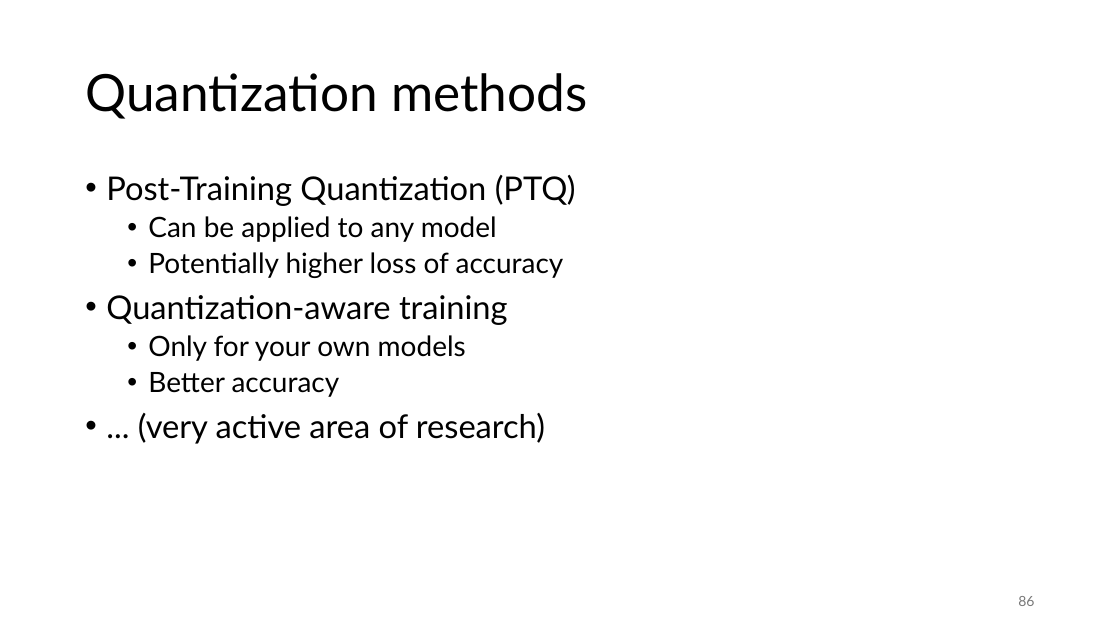
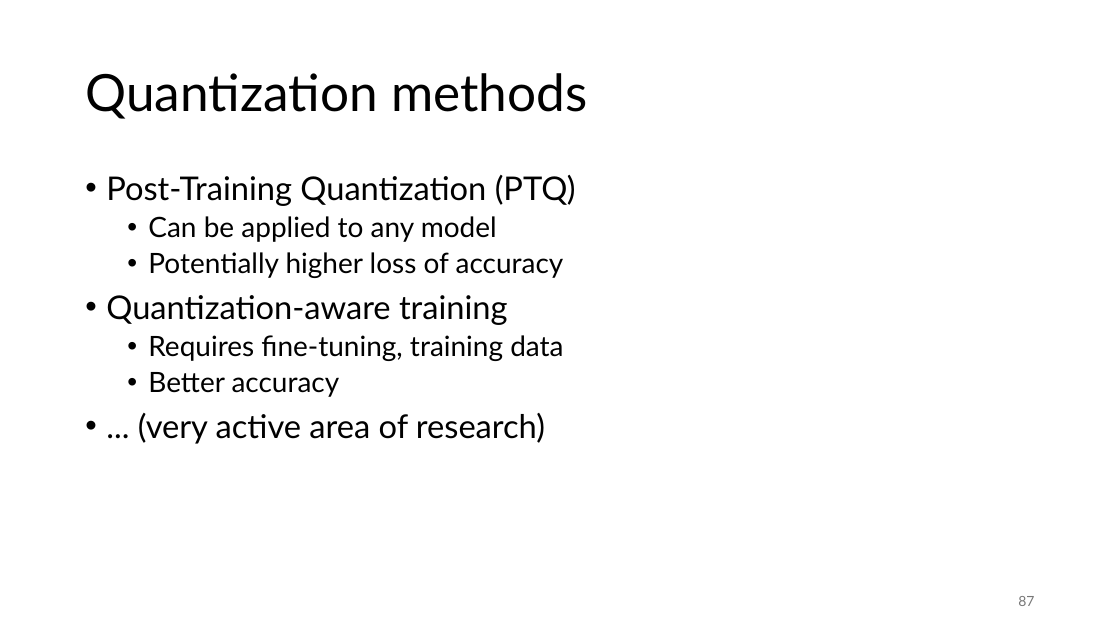
Before and after one commit to gjbex/Deploying-LLMs-locally, a slide deck: slide 87 of local_LLMs.pptx (slide 86 before the commit). Drawn at 1120x630 pixels with LibreOffice and Linux fonts; fonts in the diff are those of the drawing. Boxes give left, top, right and bottom in pixels: in the first picture for what was removed or moved away, otherwise in the second. Text is boxed around its words. In the diff, an @@ line names an element or a change of style, - is before the commit and + after.

Commit message:
Add slide on n-bit quantization

```diff
--- a/local_LLMs.pptx
+++ b/local_LLMs.pptx
@@ text at (x1=148, y1=335, x2=563, y2=361): text changed @@
-  • Only for your own models
+  • Requires fine-tuning, training data
@@ page number at (x1=1018, y1=596, x2=1034, y2=606): text changed @@
-86
+87
```
Also in this commit, not shown: 2 slides added.
